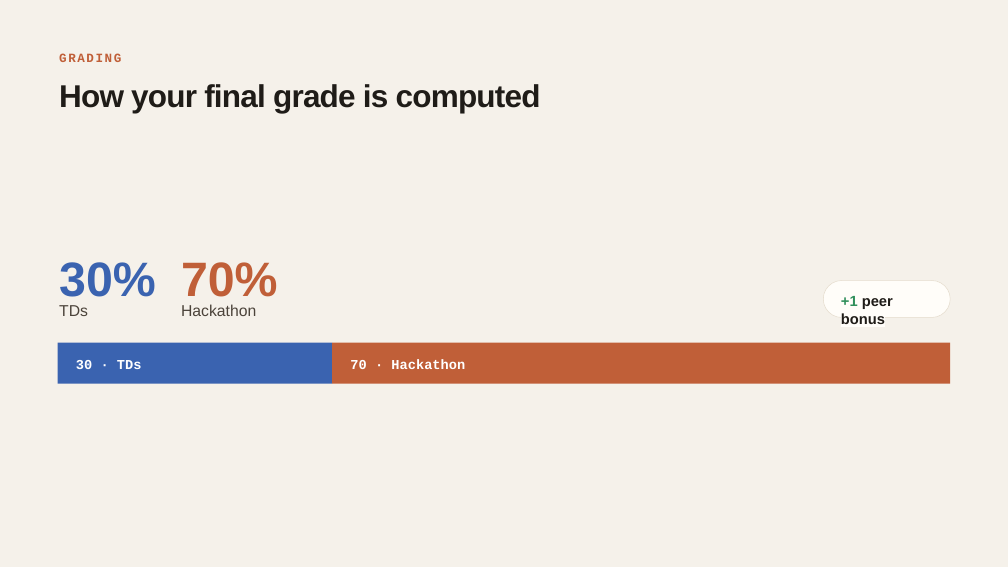
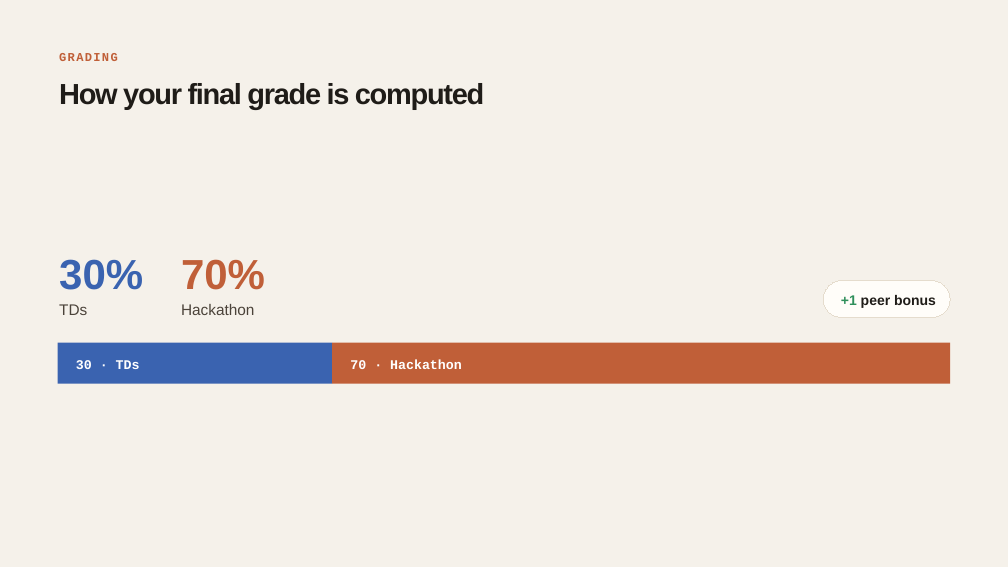
Before and after one commit to End2EndAI/Generative-AI-M2-Apprentissage-2026-students, a slide deck: slide 6 of resources/03_project_deliverables_and_grading.pptx. Drawn at 1008x567 pixels with LibreOffice and Linux fonts; fonts in the diff are those of the drawing. Boxes give left, top, right and bottom in pixels: in the first picture for what was removed or moved away, otherwise in the second. Text is boxed around its words. In the diff, an @@ line names an element or a change of style, - is before the commit and + after.

```diff
--- a/resources/03_project_deliverables_and_grading.pptx
+++ b/resources/03_project_deliverables_and_grading.pptx
@@ text "GRADING" at bbox=[59, 53, 118, 61]: size 18 to 17.3 pt, letter spacing 2.2 to 1.9 pt @@
@@ text "How your final grade is ..." at bbox=[59, 83, 484, 110]: size 45 to 41.4 pt, letter spacing -1.1 to -1.8 pt @@
@@ text "30%" at bbox=[59, 259, 143, 290]: size 69 to 60 pt @@
@@ text "70%" at bbox=[181, 259, 265, 290]: size 69 to 60 pt @@
@@ text "TDs" at bbox=[59, 304, 87, 315]: size 22.5 to 22 pt @@
@@ text "Hackathon" at bbox=[181, 304, 254, 315]: size 22.5 to 22 pt @@
@@ text "+1 peer bonus" at bbox=[841, 295, 936, 308]: size 21 to 19.9 pt; highlight #FFFDF9 to none in "peer bonus" @@
@@ text "30 · TDs" at bbox=[76, 360, 140, 369]: size 19.5 to 19 pt @@
@@ text "70 · Hackathon" at bbox=[350, 359, 462, 369]: size 19.5 to 19 pt @@
```
Also in this commit, not shown: 17 other slides changed, 1 slide added.
